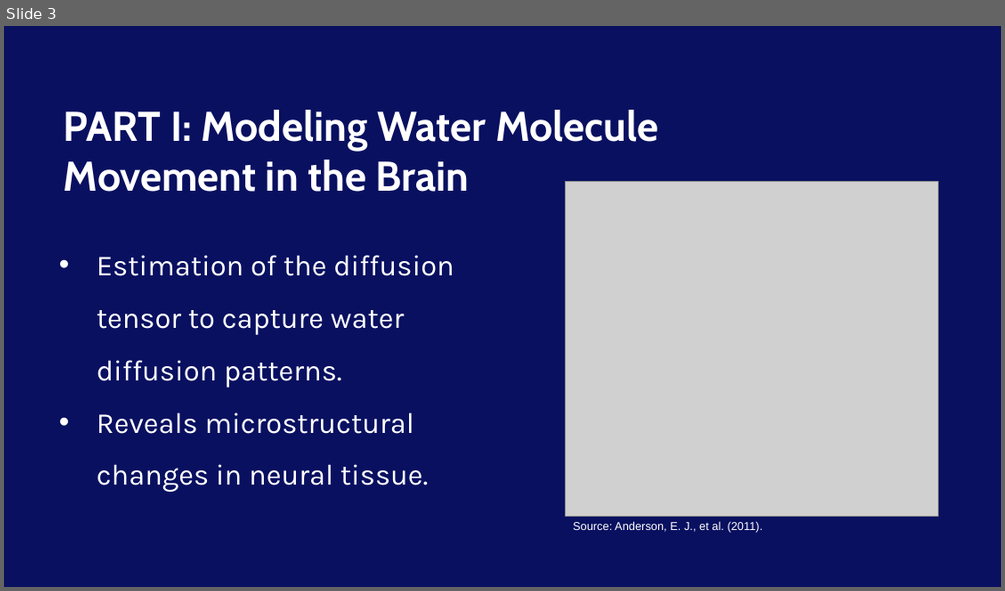
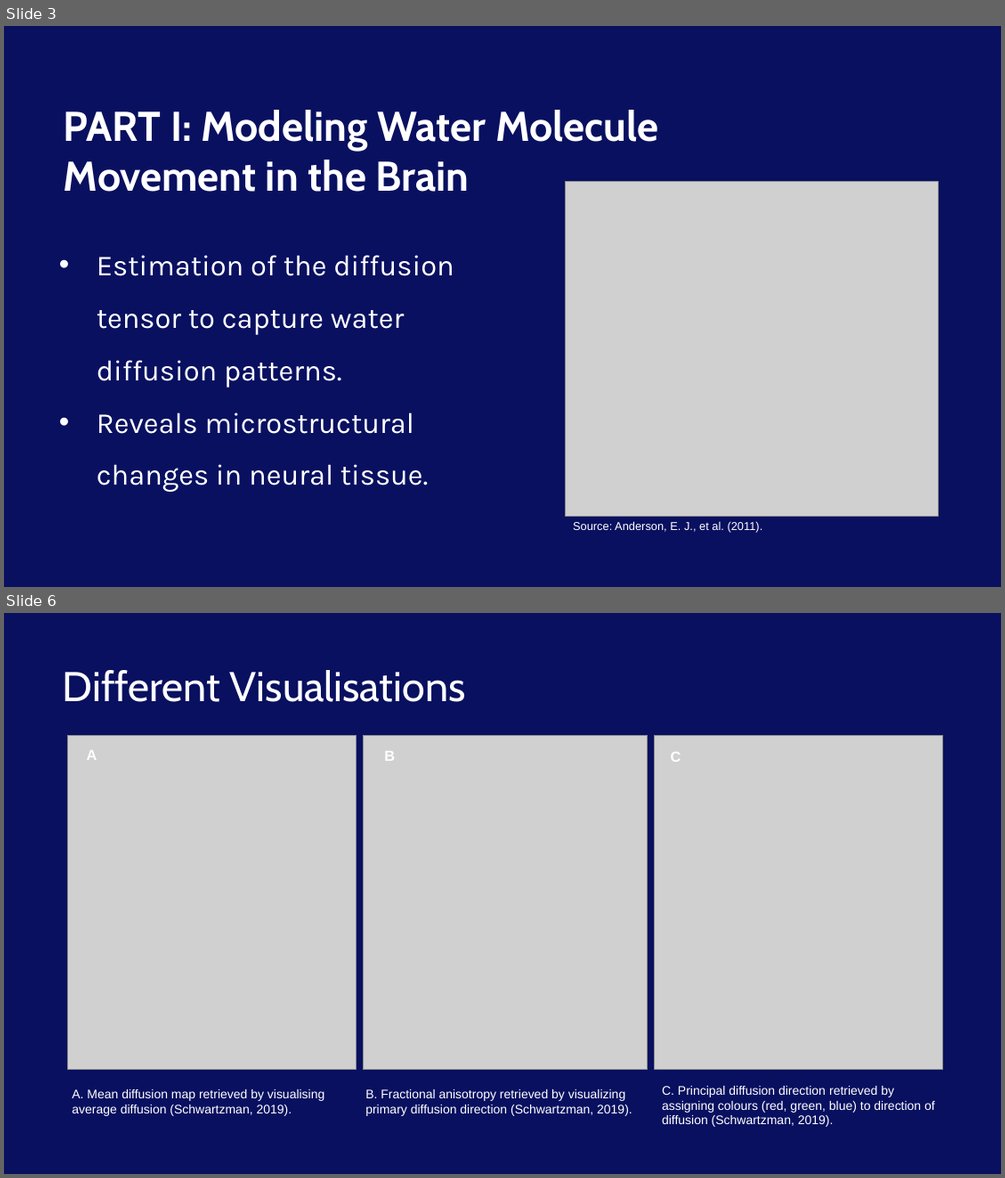
Before and after one commit to Neepa04/MXB201Group15, a slide deck: Report/Presentation.pptx. Shown one above the other, each under a label of ours: slide 3 before the commit, slides 3 and 6 after it; the slides between them are not shown. The pictures are 1005x591 and 1005x1178 pixels, drawn with LibreOffice and Linux fonts; fonts in the diff are those of the drawing; grey boxes stand for pictures; background and template pictures are left out. Boxes give left, top, right and bottom in pixels: in the first picture for what was removed or moved away, otherwise in the second. Text is boxed around its words. In the diff, an @@ line names an element or a change of style, - is before the commit and + after.

```diff
--- a/Report/Presentation.pptx
+++ b/Report/Presentation.pptx
@@ slide 6 added at (x1=4, y1=613, x2=1001, y2=1174), background picture (left out) @@
@@ title added at (x1=63, y1=670, x2=466, y2=702), 40 pt, text #FFFFFF @@
+Different Visualisations
@@ picture added at (x1=67, y1=735, x2=356, y2=1070) @@
@@ picture added at (x1=363, y1=735, x2=647, y2=1070) @@
@@ picture added at (x1=655, y1=735, x2=942, y2=1070) @@
@@ text added at (x1=87, y1=750, x2=97, y2=760), 14 pt, text #FFFFFF, bold @@
+A
@@ text added at (x1=384, y1=751, x2=395, y2=761), 14 pt, text #FFFFFF, bold @@
+B
@@ text added at (x1=671, y1=752, x2=681, y2=762), 14 pt, text #FFFFFF, bold @@
+C
@@ text added at (x1=72, y1=1089, x2=324, y2=1116), 12 pt, text #FFFFFF @@
+A. Mean diffusion map retrieved by visualising average diffusion (Schwartzman, 2019).
@@ text added at (x1=365, y1=1089, x2=632, y2=1116), 12 pt, text #FFFFFF @@
+B. Fractional anisotropy retrieved by visualizing primary diffusion direction (Schwartzman, 2019).
@@ text added at (x1=662, y1=1086, x2=935, y2=1127), 12 pt, text #FFFFFF @@
+C. Principal diffusion direction retrieved by assigning colours (red, green, blue) to direction of diffusion (Schwartzman, 2019).
```
Also in this commit, not shown: 1 slide changed, 2 other slides added, 3 slides removed.
